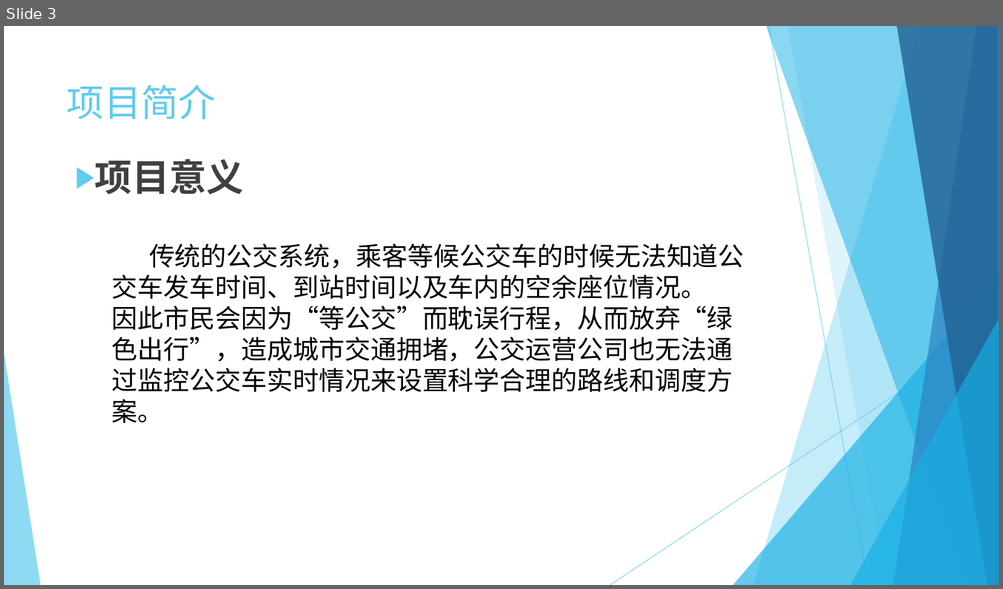
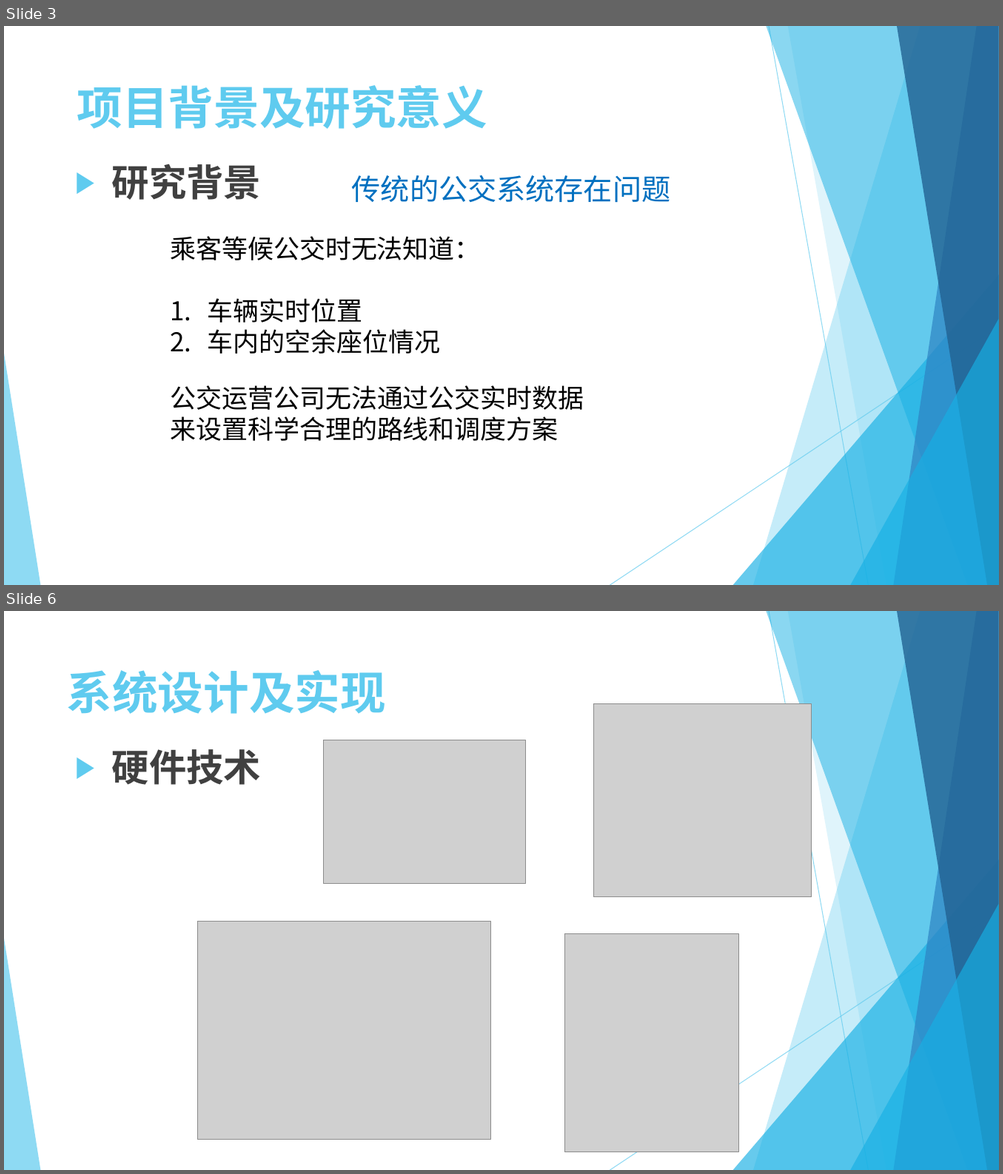
Before and after one commit to helloeda/smartBus, a slide deck: 毕业设计.pptx. Shown one above the other, each under a label of ours: slide 3 before the commit, slides 3 and 6 after it; the slides between them are not shown. The pictures are 1003x589 and 1003x1174 pixels, drawn with LibreOffice and Linux fonts; fonts in the diff are those of the drawing; grey boxes stand for pictures. Boxes give left, top, right and bottom in pixels: in the first picture for what was removed or moved away, otherwise in the second. Text is boxed around its words. In the diff, an @@ line names an element or a change of style, - is before the commit and + after.

```diff
--- a/毕业设计.pptx
+++ b/毕业设计.pptx
@@ slide 6 added at <box>4,611,999,1170</box>, background #FFFFFF; not listed: 10 template elements that a slide beside it also shows @@
@@ title added at <box>67,670,386,714</box>, 44 pt, text #5FCBEF, bold @@
+系统设计及实现
@@ picture added at <box>594,704,811,897</box> @@
@@ picture added at <box>324,741,525,884</box> @@
@@ text added at <box>112,749,262,785</box>, 36 pt, text #404040, bold @@
+    ▶ 硬件技术
@@ picture added at <box>197,921,490,1140</box> @@
@@ picture added at <box>564,934,738,1153</box> @@
@@ slide 3 changed as well @@
@@ title at <box>77,85,487,129</box>: text changed; size 36 to 44 pt; bold on @@
-项目简介
+项目背景及研究意义
@@ text at <box>112,164,262,200</box>: text changed; font Roboto to Noto Sans CJK SC @@
-    ▶ 项目意义
+    ▶ 研究背景
@@ text added at <box>352,175,671,202</box>, 28 pt, text #0070C0 @@
+传统的公交系统存在问题
@@ text at <box>170,236,480,354</box>: text changed @@
-传统的公交系统，乘客等候公交车的时候无法知道公交车发车时间、到站时间以及车内的空余座位情况。
-因此市民会因为“等公交”而耽误行程，从而放弃“绿色出行”，造成城市交通拥堵，公交运营公司也无法通过监控公交车实时情况来设置科学合理的路线和调度方案。
+乘客等候公交时无法知道：
+1. 车辆实时位置
+2. 车内的空余座位情况
@@ text added at <box>170,386,583,441</box>, 25 pt, text #000000 @@
+公交运营公司无法通过公交实时数据
+来设置科学合理的路线和调度方案
```
Also in this commit, not shown: 9 other slides changed, 4 other slides added, 3 slides removed, 19 other files.
